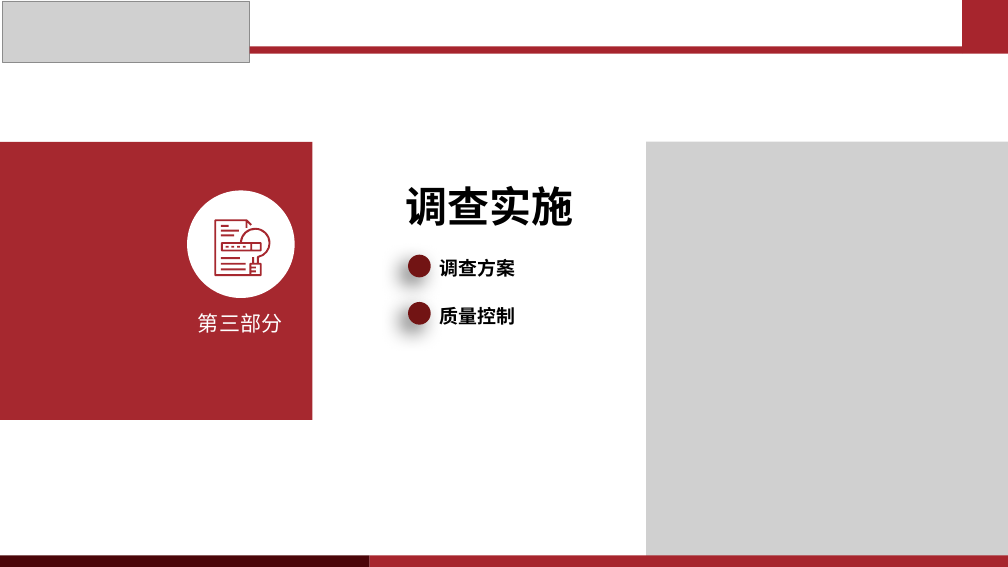
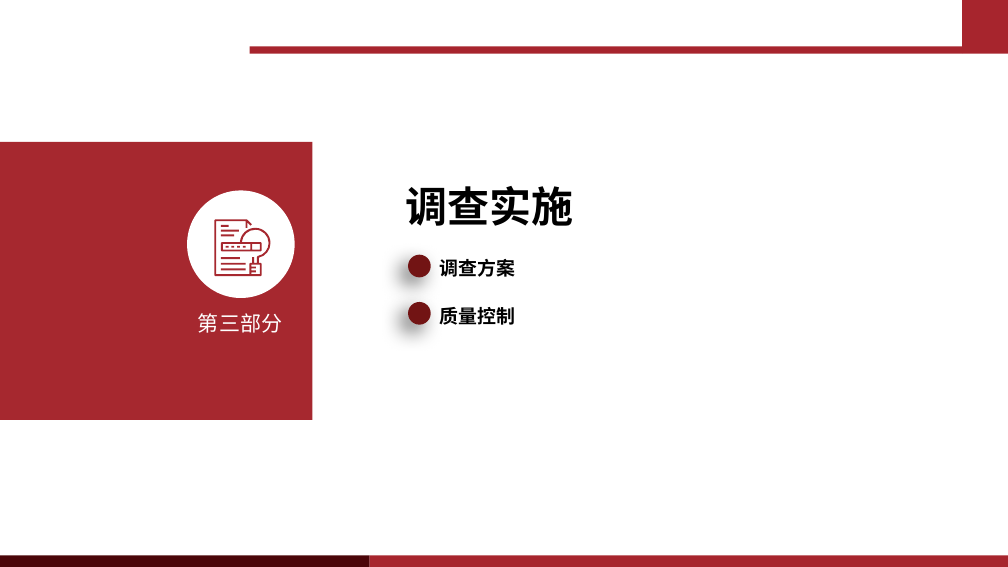
Before and after one commit to LaureatePoet/Beamer-HFUT-sxxy, a slide deck: slide 9 of PowerPoint_Template/HFUT-presentation.pptx. Drawn at 1008x567 pixels with LibreOffice and Linux fonts; fonts in the diff are those of the drawing; grey boxes stand for pictures; background and template pictures are left out. Boxes give left, top, right and bottom in pixels: in the first picture for what was removed or moved away, otherwise in the second. Text is boxed around its words. In the diff, an @@ line names an element or a change of style, - is before the commit and + after.

```diff
--- a/PowerPoint_Template/HFUT-presentation.pptx
+++ b/PowerPoint_Template/HFUT-presentation.pptx
@@ picture removed at [2,1,250,62] @@
@@ rectangle removed at [250,46,962,53] @@
@@ rectangle added at [250,46,962,53], fill #A7252D @@
@@ picture removed at [647,142,1008,567] @@
@@ rectangle removed at [370,556,1008,567] @@
@@ rectangle added at [370,556,1008,567], fill #A7252D @@
```
Also in this commit, not shown: 4 other slides changed.
